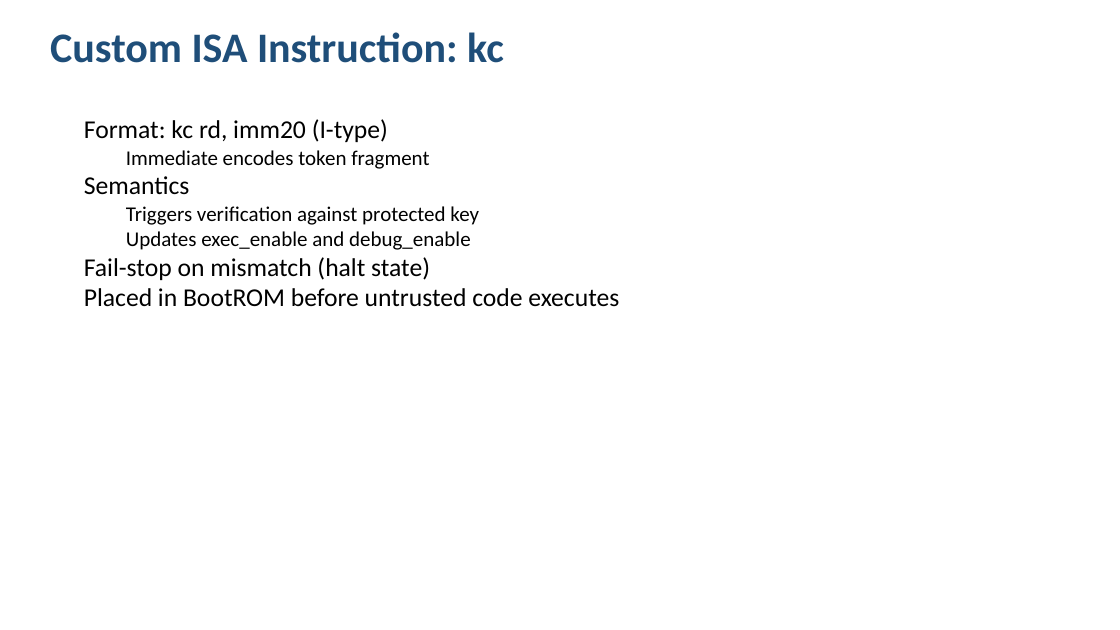
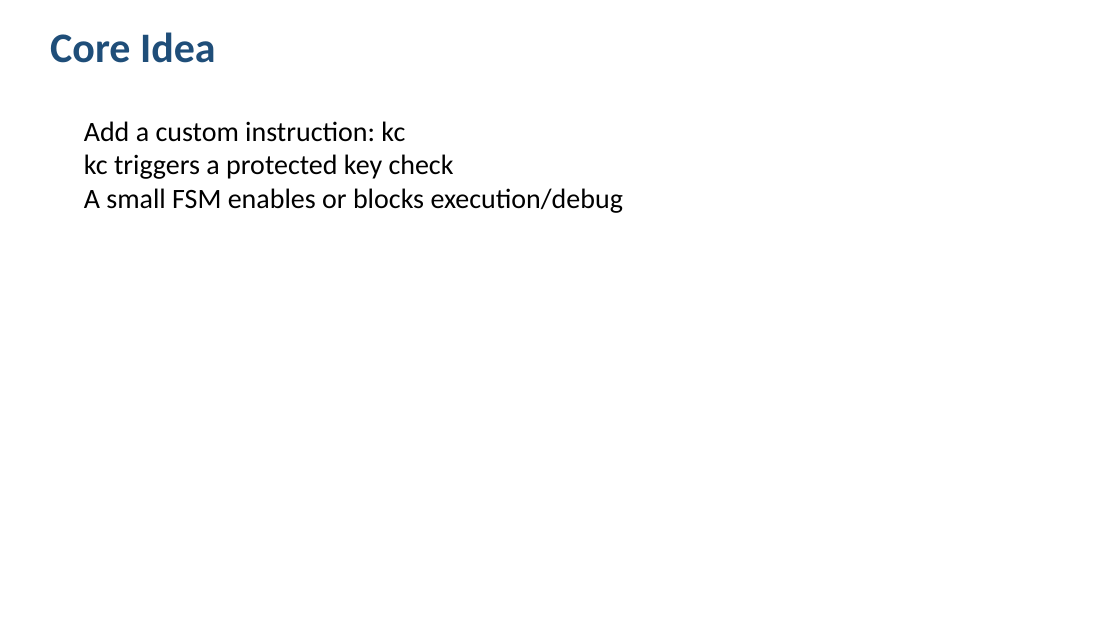
Before and after one commit to Maria618-hash/Ardiono-Alpha, a slide deck: slide 4 of Final_Defense_Presentation.pptx (slide 6 before the commit). Drawn at 1120x630 pixels with LibreOffice and Linux fonts; fonts in the diff are those of the drawing. Boxes give left, top, right and bottom in pixels: in the first picture for what was removed or moved away, otherwise in the second. Text is boxed around its words. In the diff, an @@ line names an element or a change of style, - is before the commit and + after.

```diff
--- a/Final_Defense_Presentation.pptx
+++ b/Final_Defense_Presentation.pptx
@@ text at (x1=50, y1=32, x2=216, y2=63): text changed @@
-Custom ISA Instruction: kc
+Core Idea
@@ text at (x1=84, y1=121, x2=623, y2=213): text changed; size 22 to 24 pt @@
-Format: kc rd, imm20 (I-type)
-  Immediate encodes token fragment
-Semantics
-  Triggers verification against protected key
-  Updates exec_enable and debug_enable
-Fail-stop on mismatch (halt state)
-Placed in BootROM before untrusted code executes
+Add a custom instruction: kc
+kc triggers a protected key check
+A small FSM enables or blocks execution/debug
```
Also in this commit, not shown: 8 other slides changed, 3 slides added, 8 slides removed.
